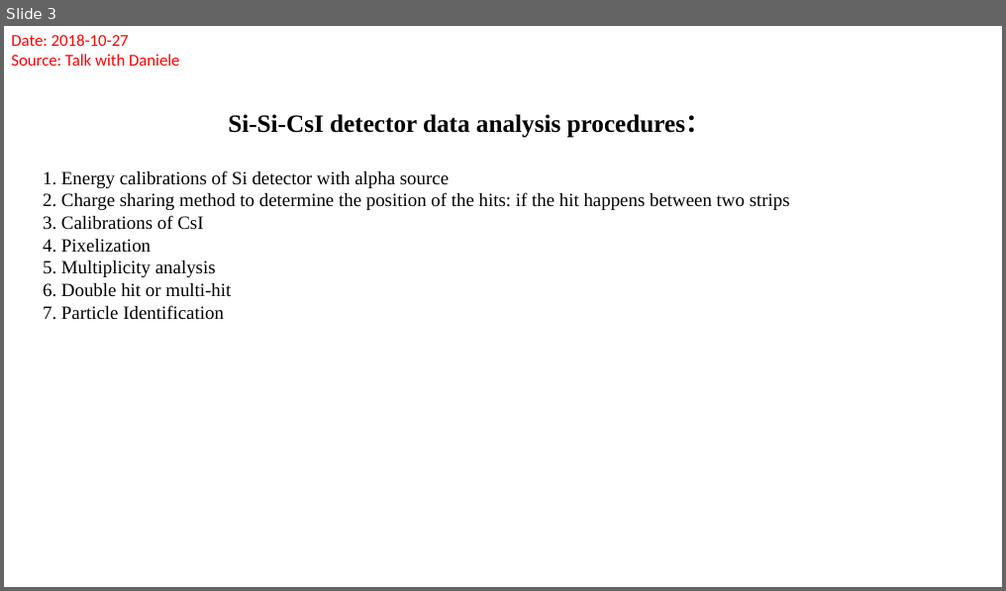
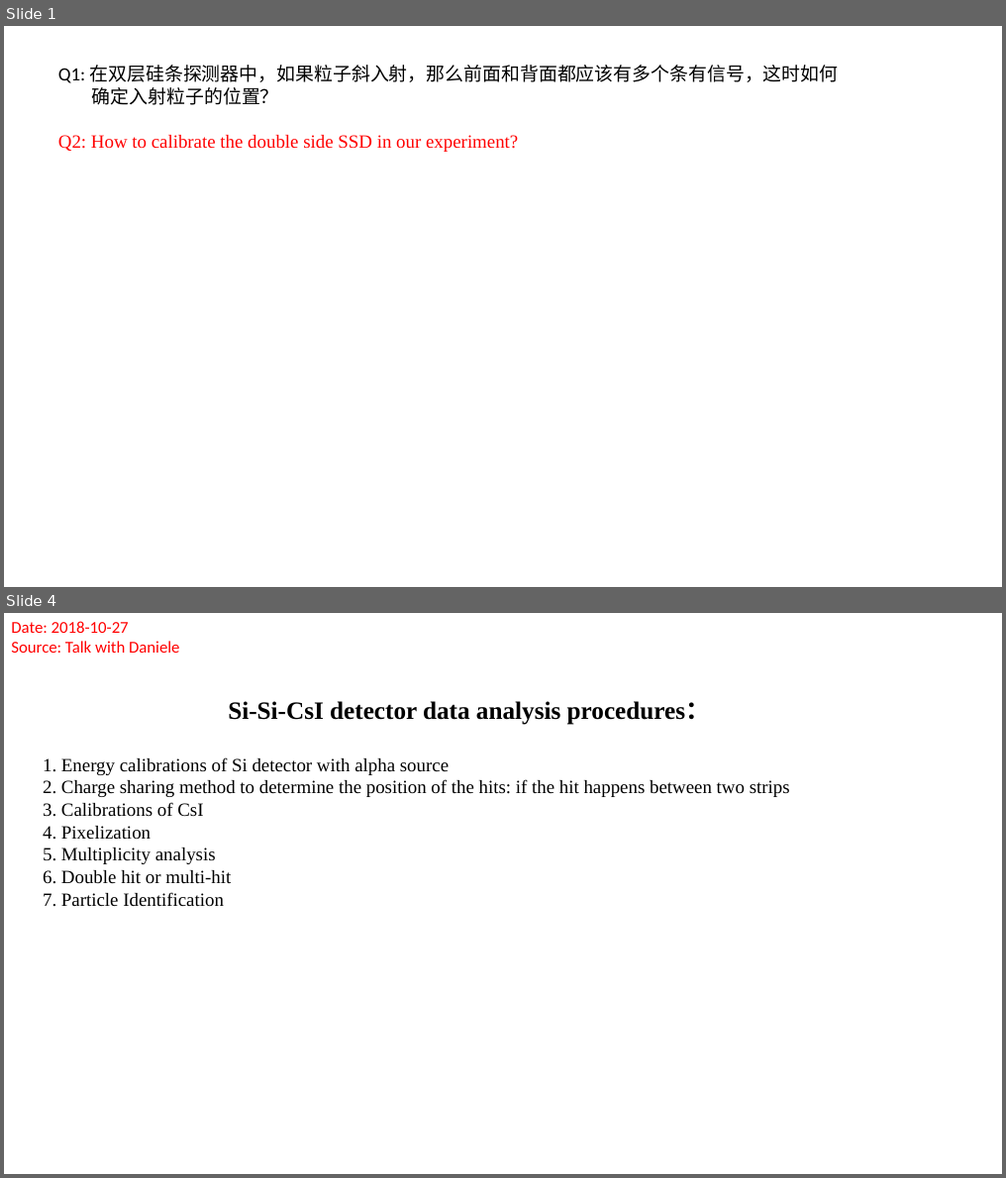
Before and after one commit to gfh16/StudyNotes, a slide deck: 03DE-E-Detector.pptx. Shown one above the other, each under a label of ours: slide 3 before the commit, slides 1 and 4 after it; the slides between them are not shown. The pictures are 1006x591 and 1006x1178 pixels, drawn with LibreOffice and Linux fonts; fonts in the diff are those of the drawing. Boxes give left, top, right and bottom in pixels: in the first picture for what was removed or moved away, otherwise in the second. Text is boxed around its words. In the diff, an @@ line names an element or a change of style, - is before the commit and + after.

```diff
--- a/03DE-E-Detector.pptx
+++ b/03DE-E-Detector.pptx
@@ slide 1 added at <box>4,26,1002,587</box>, background #FFFFFF @@
@@ text added at <box>58,65,839,105</box>, 18 pt, text #000000 @@
+Q1: 在双层硅条探测器中，如果粒子斜入射，那么前面和背面都应该有多个条有信号，这时如何
+确定入射粒子的位置？
@@ text added at <box>58,135,518,152</box>, 18 pt, text #FF0000 @@
+Q2: How to calibrate the double side SSD in our experiment?
@@ what was slide 3 is now slide 4 @@
```
Also in this commit, not shown: 2 slides changed, 1 other slide added, 2 slides removed.
